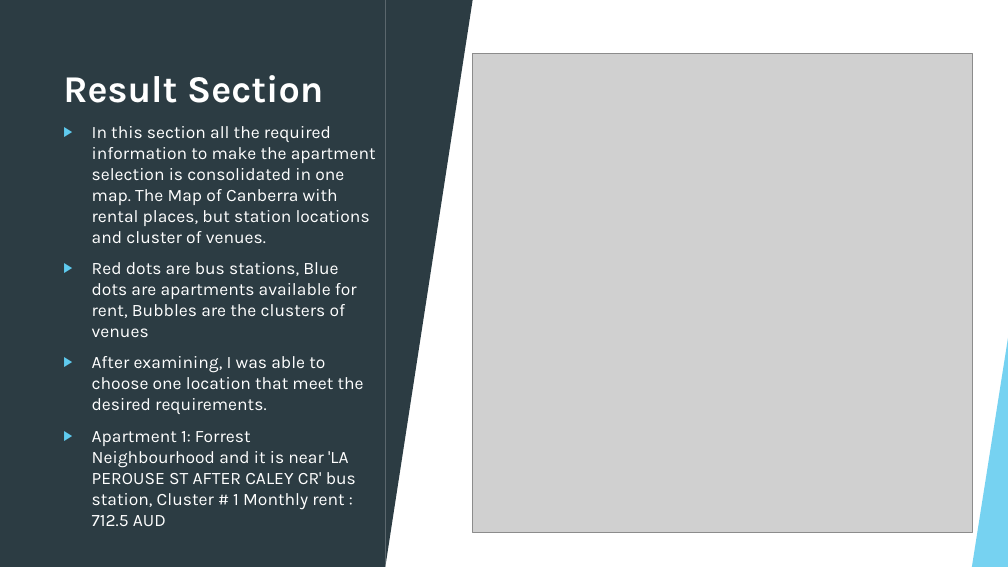
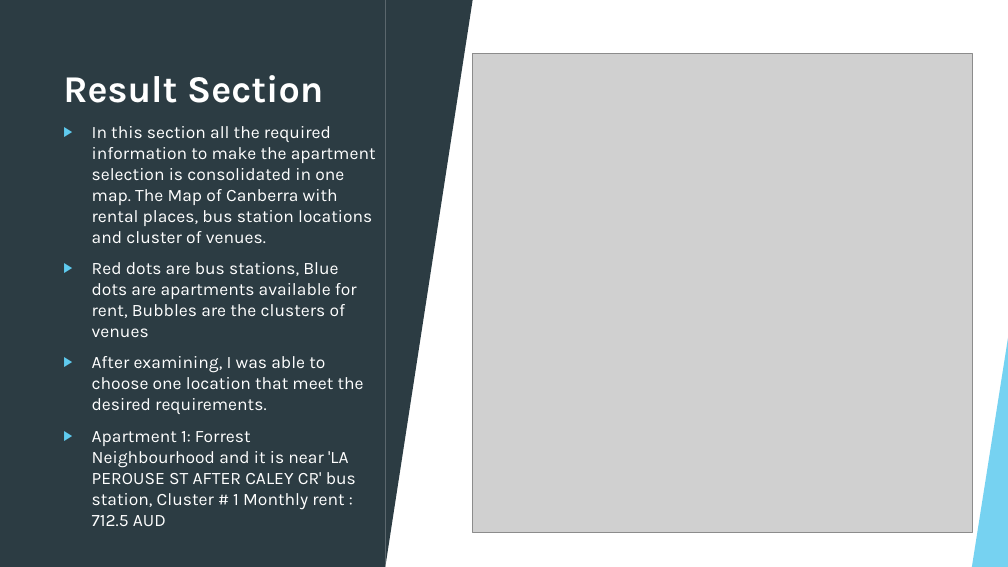
Before and after one commit to babmano/Applied-Data-Science-Capstone-Project, a slide deck: slide 10 of Battle of Neighbourhoods.pptx. Drawn at 1008x567 pixels with LibreOffice and Linux fonts; fonts in the diff are those of the drawing; grey boxes stand for pictures. Boxes give left, top, right and bottom in pixels: in the first picture for what was removed or moved away, otherwise in the second. Text is boxed around its words. In the diff, an @@ line names an element or a change of style, - is before the commit and + after.

```diff
--- a/Battle of Neighbourhoods.pptx
+++ b/Battle of Neighbourhoods.pptx
@@ text at [92, 126, 376, 243]: text changed @@
-▶ In this section all the required information to make the apartment selection is consolidated in one map. The Map of Canberra with rental places, but station locations and cluster of venues.
+▶ In this section all the required information to make the apartment selection is consolidated in one map. The Map of Canberra with rental places, bus station locations and cluster of venues.
```
Also in this commit, not shown: 1 other slide changed, 1 other file.
